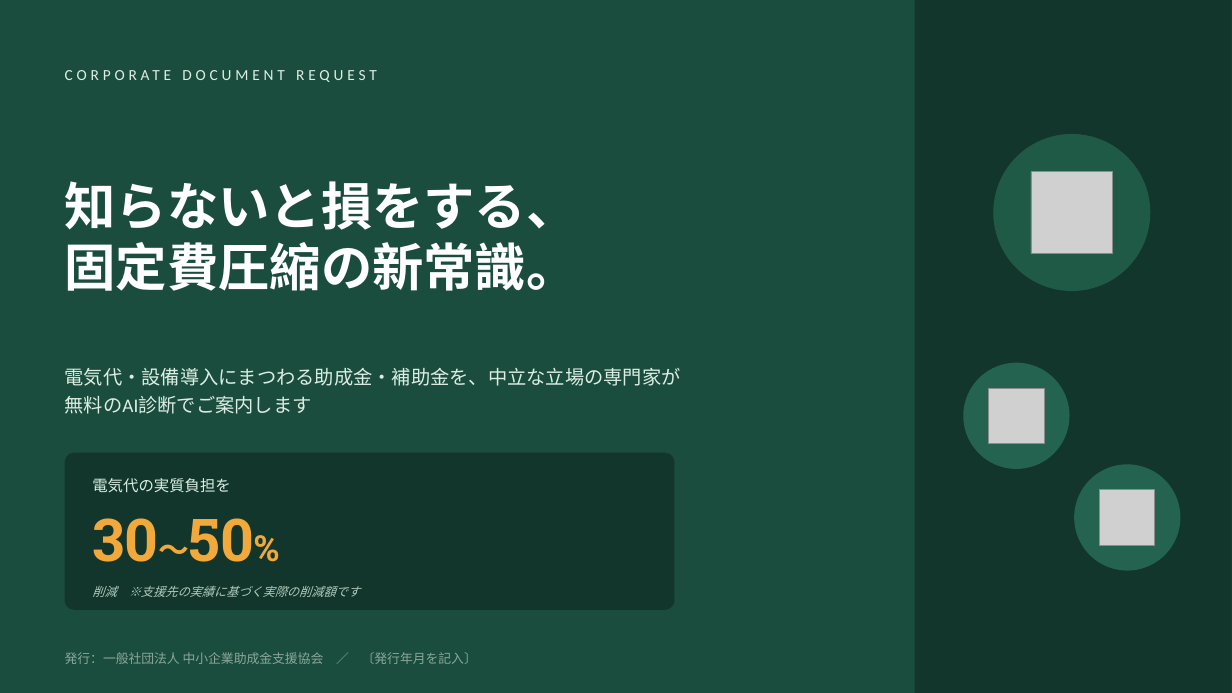
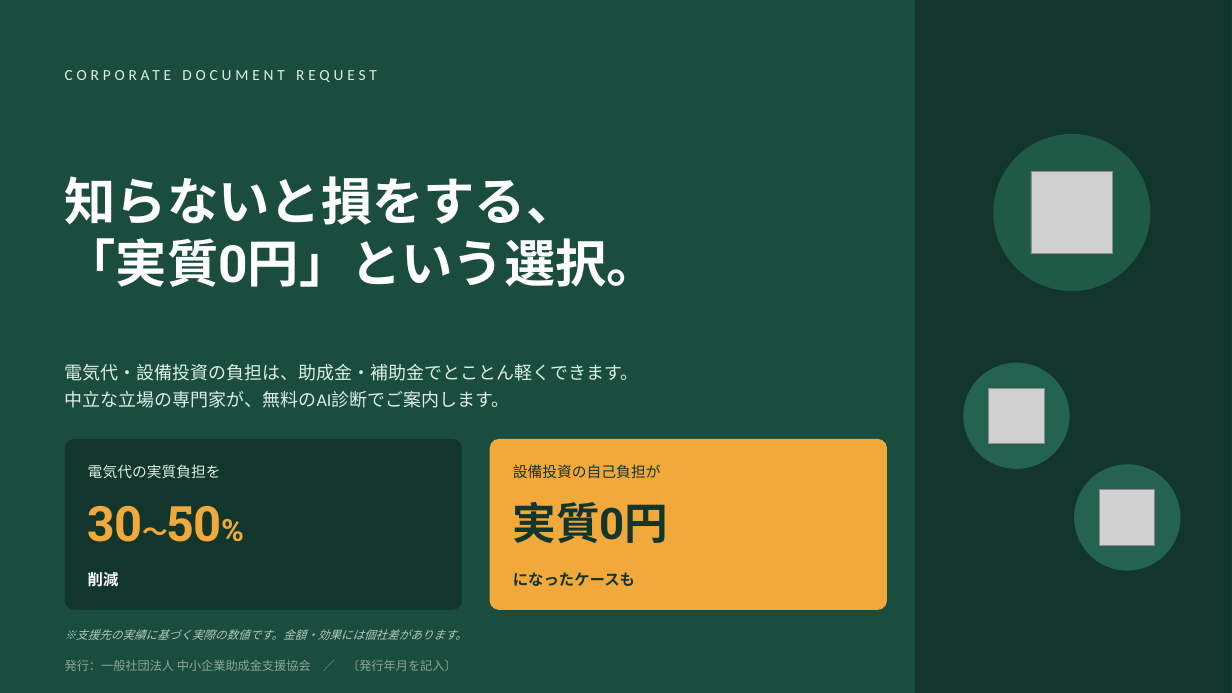
Before and after one commit to shuichik331/DM-, a slide deck: slide 1 of docs/資料/中小企業助成金支援協会_資料請求資料.pptx. Drawn at 1232x693 pixels with LibreOffice and Linux fonts; fonts in the diff are those of the drawing; grey boxes stand for pictures. Boxes give left, top, right and bottom in pixels: in the first picture for what was removed or moved away, otherwise in the second. Text is boxed around its words. In the diff, an @@ line names an element or a change of style, - is before the commit and + after.

```diff
--- a/docs/資料/中小企業助成金支援協会_資料請求資料.pptx
+++ b/docs/資料/中小企業助成金支援協会_資料請求資料.pptx
@@ text at [65,238,658,287]: text changed @@
-固定費圧縮の新常識。
+「実質0円」という選択。
@@ text at [65,364,639,408]: text changed; size 15 to 14 pt @@
-電気代・設備導入にまつわる助成金・補助金を、中立な立場の専門家が
-無料のAI診断でご案内します
+電気代・設備投資の負担は、助成金・補助金でとことん軽くできます。
+中立な立場の専門家が、無料のAI診断でご案内します。
@@ rounded rectangle: place and size @@
-rounded rectangle at [65,453,675,610]
+rounded rectangle at [65,439,462,610]
@@ rounded rectangle at [65,439,462,610]: proportions changed @@
@@ rounded rectangle added at [490,439,887,610], fill #F2A93B @@
@@ text "電気代の実質負担を": place and size @@
-text "電気代の実質負担を" at [92,478,230,492]
+text "電気代の実質負担を" at [88,464,221,478]
@@ text "電気代の実質負担を" at [88,464,221,478]: size 12 to 11.5 pt @@
@@ text added at [513,464,661,479], 11.5 pt, text #12362B @@
+設備投資の自己負担が
@@ text "30〜50%": place and size @@
-text "30〜50%" at [92,518,254,562]
+text "30〜50%" at [88,506,222,542]
@@ text "30〜50%" at [88,506,222,542]: size 46 to 38 pt, size 24 to 20 pt, size 28 to 24 pt in "30〜50%" @@
@@ text added at [513,502,669,543], 34 pt, text #12362B, bold @@
+実質0円
@@ text added at [88,570,119,590], 12 pt, text #FFFFFF, bold @@
+削減
@@ text added at [513,572,635,586], 12 pt, text #12362B, bold @@
+になったケースも
@@ text at [65,629,467,640]: text changed; size 9.5 to 9 pt @@
-削減 ※支援先の実績に基づく実際の削減額です
+※支援先の実績に基づく実際の数値です。金額・効果には個社差があります。
@@ text "発行：一般社団法人 中小企業助成金支援協会 ／ 〔発行年月を記入〕": place and size @@
-text "発行：一般社団法人 中小企業助成金支援協会 ／ 〔発行年月を記入〕" at [65,652,477,664]
+text "発行：一般社団法人 中小企業助成金支援協会 ／ 〔発行年月を記入〕" at [65,660,457,671]
@@ text "発行：一般社団法人 中小企業助成金支援協会 ／ 〔発行年月を記入〕" at [65,660,457,671]: size 10 to 9.5 pt @@
```
Also in this commit, not shown: 2 other slides changed.
